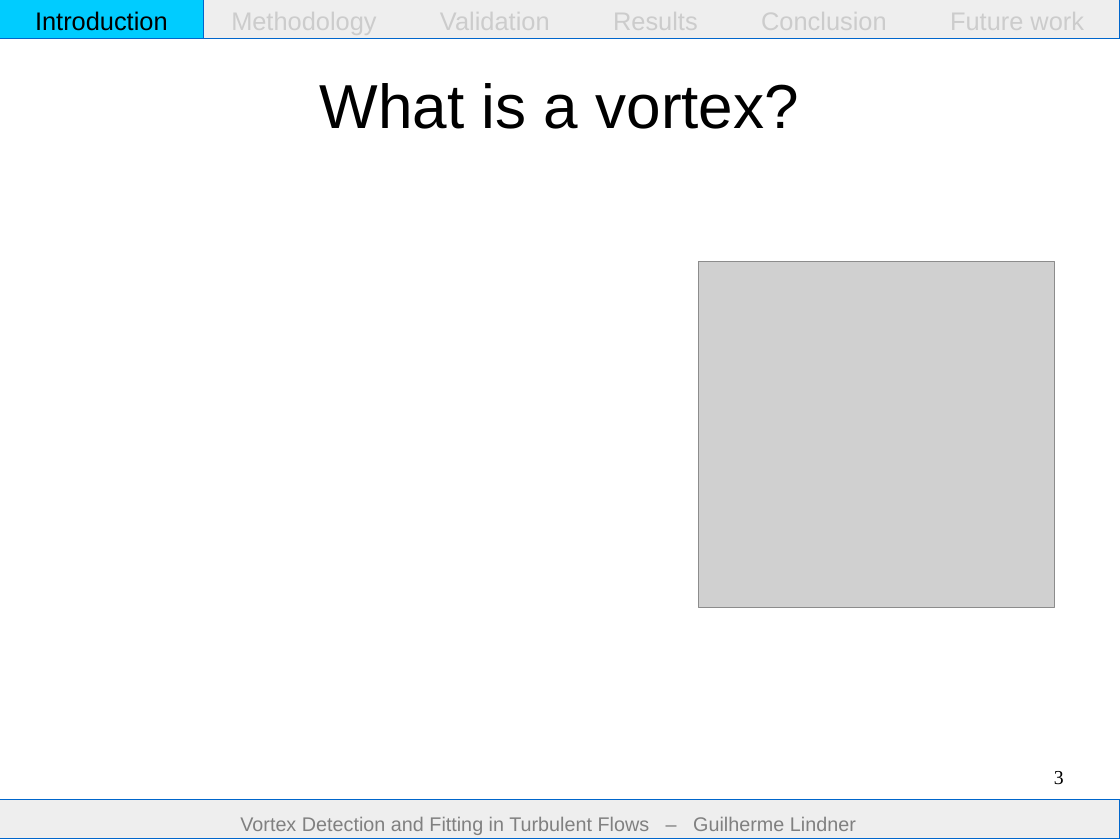
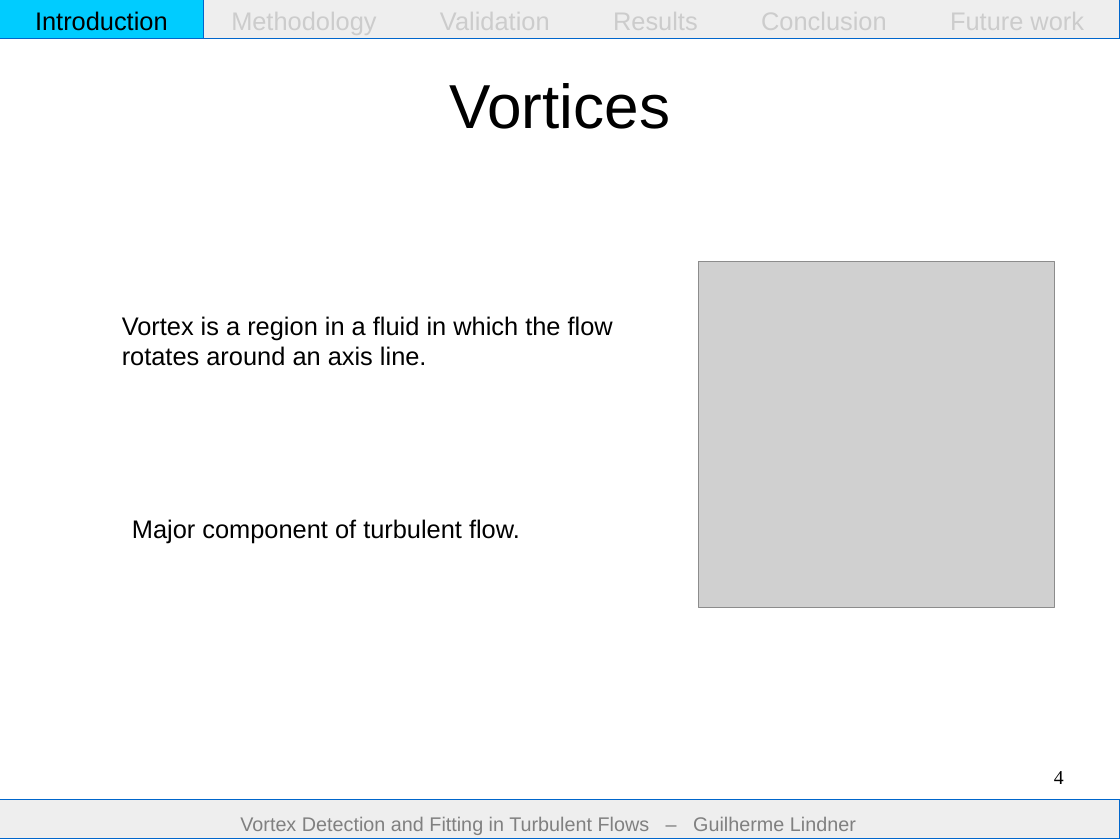
Before and after one commit to guilindner/VortexFitting, a slide deck: slide 4 of docs/report/presentation/presentation.odp (slide 3 before the commit). Drawn at 1120x840 pixels with LibreOffice and Linux fonts; fonts in the diff are those of the drawing; grey boxes stand for pictures. Boxes give left, top, right and bottom in pixels: in the first picture for what was removed or moved away, otherwise in the second. Text is boxed around its words. In the diff, an @@ line names an element or a change of style, - is before the commit and + after.

```diff
--- a/docs/report/presentation/presentation.odp
+++ b/docs/report/presentation/presentation.odp
@@ title at (449, 83, 670, 129): text changed @@
-What is a vortex?
+Vortices
@@ text added at (122, 316, 613, 366), 18 pt, text #000000 @@
+Vortex is a region in a fluid in which the flow
+rotates around an axis line.
@@ text added at (132, 519, 520, 543), 18 pt, text #000000 @@
+Major component of turbulent flow.
@@ page number at (1054, 771, 1064, 784): text changed @@
-3
+4
```
Also in this commit, not shown: 11 other slides changed, 2 slides added.
